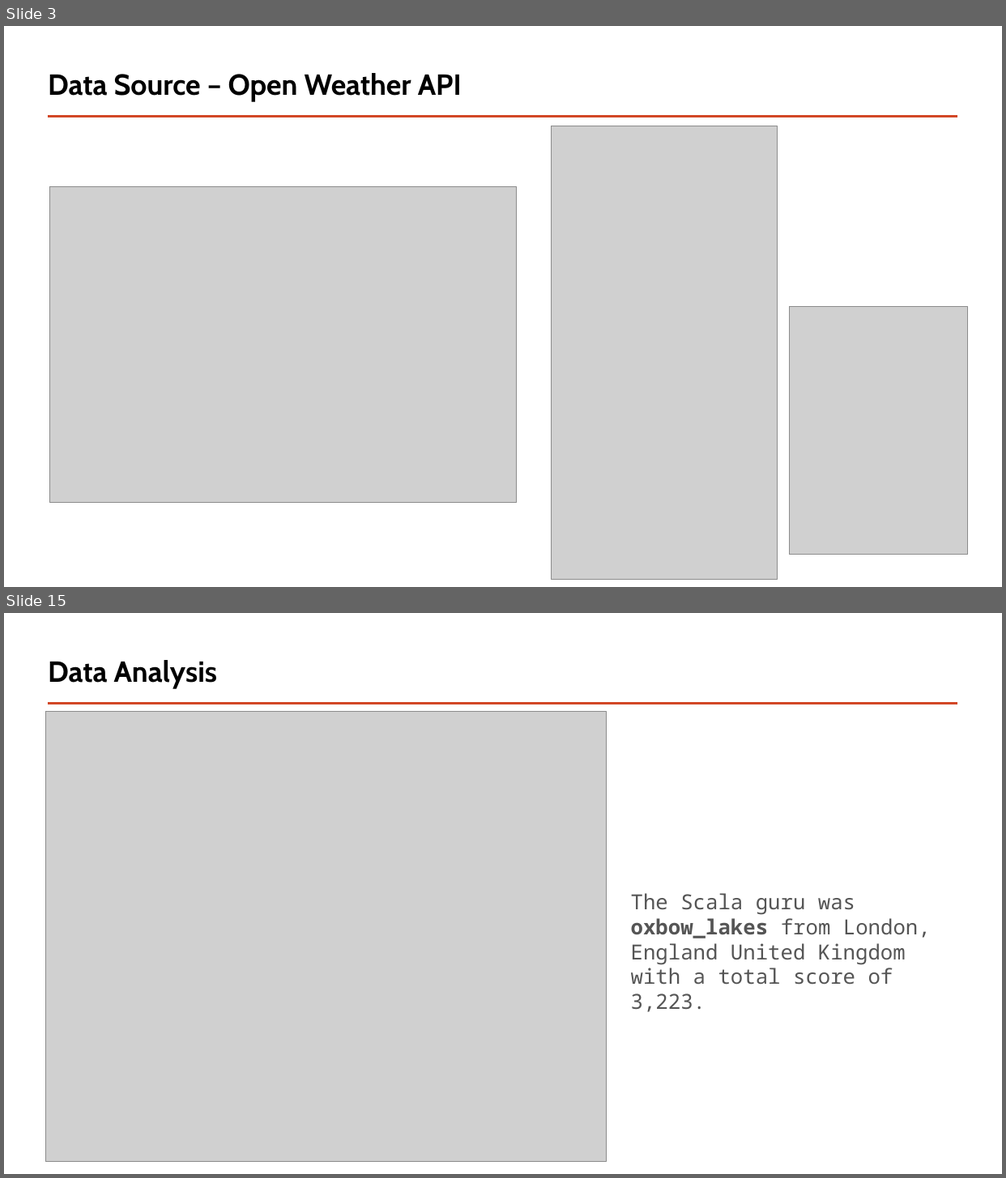
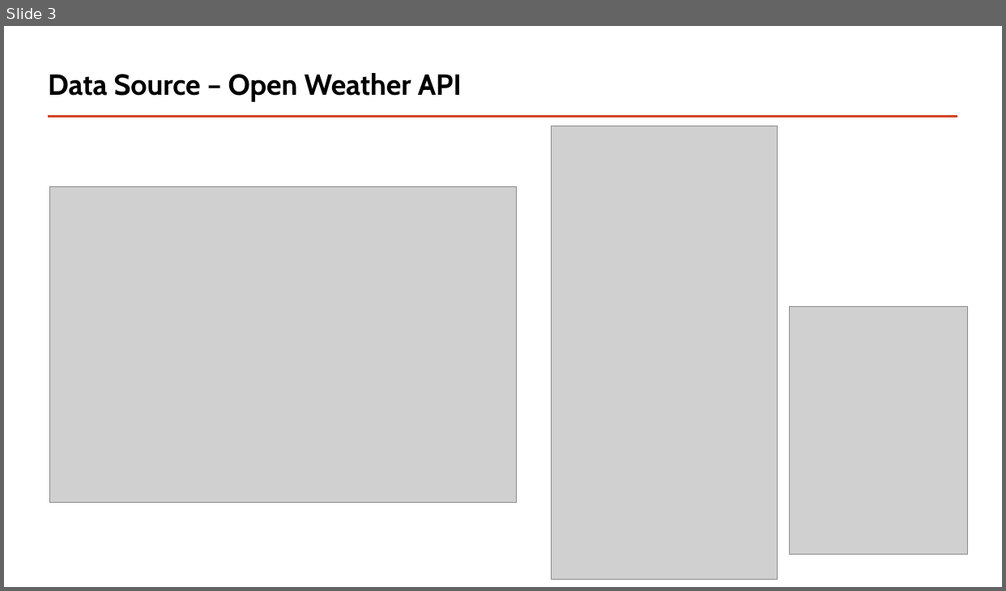
Before and after one commit to piotreks-uw-edu/kafka-weather-pipeline, a slide deck: Presentation/Processing Data on Air Pollution in Europe on Modern Data Platform.pptx. Shown one above the other, each under a label of ours: slides 3 and 15 before the commit, slide 3 after it; the slides between them are not shown. The pictures are 1006x1178 and 1006x591 pixels, drawn with LibreOffice and Linux fonts; fonts in the diff are those of the drawing; grey boxes stand for pictures. Boxes give left, top, right and bottom in pixels: in the first picture for what was removed or moved away, otherwise in the second. Text is boxed around its words. In the diff, an @@ line names an element or a change of style, - is before the commit and + after.

```diff
--- a/Presentation/Processing Data on Air Pollution in Europe on Modern Data Platform.pptx
+++ b/Presentation/Processing Data on Air Pollution in Europe on Modern Data Platform.pptx
@@ slide 15 removed at (x1=4, y1=613, x2=1002, y2=1174), background #FFFFFF; not listed: 1 template element that a slide beside it also shows @@
@@ title removed at (x1=48, y1=660, x2=218, y2=689) @@
-Data Analysis
@@ picture removed at (x1=46, y1=712, x2=607, y2=1162) @@
@@ text removed at (x1=631, y1=893, x2=931, y2=1012) @@
-The Scala guru was oxbow_lakes from London, England United Kingdom with a total score of 3,223.
```
Also in this commit, not shown: 4 slides changed, 12 slides added, 10 other slides removed, 1 other file.
